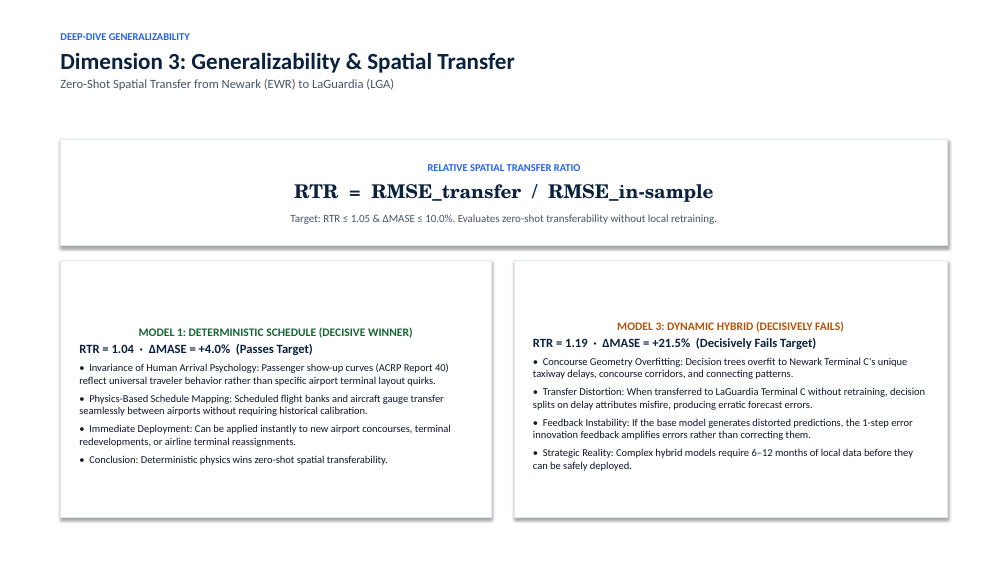
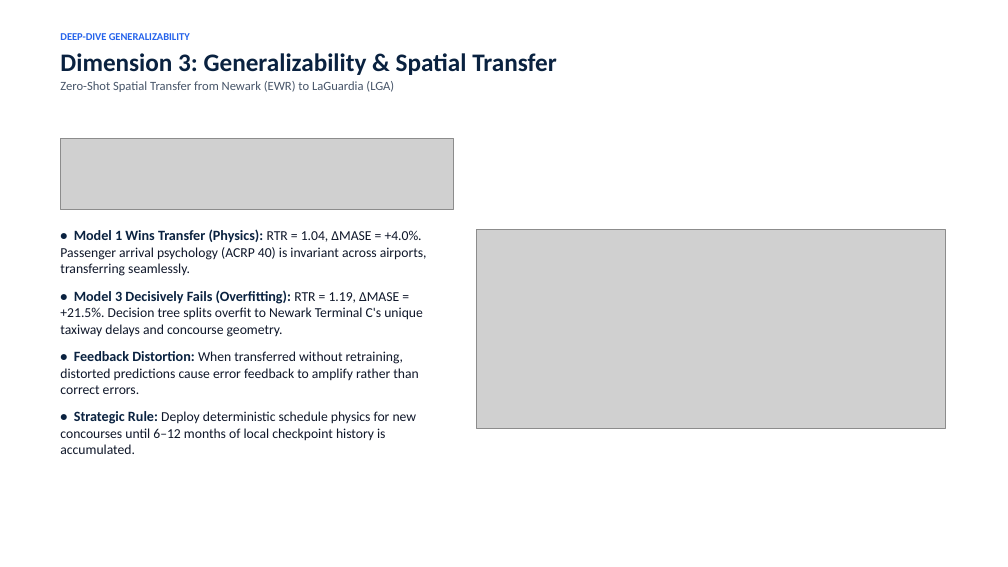
Before and after one commit to leila-gleich/final-thesis, a slide deck: slide 30 of Recommended-Thesis-Defense-Deck.pptx. Drawn at 1008x567 pixels with LibreOffice and Linux fonts; fonts in the diff are those of the drawing; grey boxes stand for pictures. Boxes give left, top, right and bottom in pixels: in the first picture for what was removed or moved away, otherwise in the second. Text is boxed around its words. In the diff, an @@ line names an element or a change of style, - is before the commit and + after.

Commit message:
fix(defense): re-architect presentation with rendered math equations and research figures (v5.13)
- Implement 300 DPI Matplotlib LaTeX formula rendering engine for all 8 thesis equations
- Eliminate unrendered text math strings and curly braces (e.g. \hat{Y}_t, e_{t-1})
- Embed high-resolution research figures across all relevant presentation slides
- De-clutter slide layout to match thesis-defense-outline with clean, punchy bullets
- Synchronize deck to root, master-docs/, and thesis_final_package/defense/
- Update results/00_VERSION_CONTROL_AND_PROVENANCE.md to v5.13

```diff
--- a/Recommended-Thesis-Defense-Deck.pptx
+++ b/Recommended-Thesis-Defense-Deck.pptx
@@ text at (x1=60, y1=53, x2=557, y2=75): size 22 to 24 pt in "Dimension 3: Generalizability & Spatial Transfer" @@
@@ rectangle removed at (x1=60, y1=140, x2=948, y2=246) @@
-RELATIVE SPATIAL TRANSFER RATIO
-RTR = RMSE_transfer / RMSE_in-sample
-Target: RTR ≤ 1.05 & ΔMASE ≤ 10.0%. Evaluates zero-shot transferability without local retraining.
@@ picture added at (x1=60, y1=138, x2=454, y2=209) @@
@@ text at (x1=60, y1=229, x2=427, y2=454): text changed; size 10 to 13 pt @@
-MODEL 1: DETERMINISTIC SCHEDULE (DECISIVE WINNER)
-RTR = 1.04 · ΔMASE = +4.0% (Passes Target)
-• Invariance of Human Arrival Psychology: Passenger show-up curves (ACRP Report 40) reflect universal traveler behavior rather than specific airport terminal layout quirks.
-• Physics-Based Schedule Mapping: Scheduled flight banks and aircraft gauge transfer seamlessly between airports without requiring historical calibration.
-• Immediate Deployment: Can be applied instantly to new airport concourses, terminal redevelopments, or airline terminal reassignments.
-• Conclusion: Deterministic physics wins zero-shot spatial transferability.
+• Model 1 Wins Transfer (Physics): RTR = 1.04, ΔMASE = +4.0%. Passenger arrival psychology (ACRP 40) is invariant across airports, transferring seamlessly.
+• Model 3 Decisively Fails (Overfitting): RTR = 1.19, ΔMASE = +21.5%. Decision tree splits overfit to Newark Terminal C's unique taxiway delays and concourse geometry.
+• Feedback Distortion: When transferred without retraining, distorted predictions cause error feedback to amplify rather than correct errors.
+• Strategic Rule: Deploy deterministic schedule physics for new concourses until 6–12 months of local checkpoint history is accumulated.
@@ text "• Model 1 Wins Transfer ..." moved from (x1=60, y1=261, x2=492, y2=518) to (x1=60, y1=229, x2=427, y2=454) @@
@@ text "• Model 1 Wins Transfer ..." at (x1=60, y1=229, x2=427, y2=454): vertical alignment middle to top; fill #FFFFFF to none; outline #E2E8F0 1 pt to none; shadow off @@
@@ picture added at (x1=476, y1=229, x2=945, y2=429) @@
@@ rectangle removed at (x1=514, y1=261, x2=948, y2=518) @@
-MODEL 3: DYNAMIC HYBRID (DECISIVELY FAILS)
-RTR = 1.19 · ΔMASE = +21.5% (Decisively Fails Target)
-• Concourse Geometry Overfitting: Decision trees overfit to Newark Terminal C's unique taxiway delays, concourse corridors, and connecting patterns.
-• Transfer Distortion: When transferred to LaGuardia Terminal C without retraining, decision splits on delay attributes misfire, producing erratic forecast errors.
-• Feedback Instability: If the base model generates distorted predictions, the 1-step error innovation feedback amplifies errors rather than correcting them.
-• Strategic Reality: Complex hybrid models require 6–12 months of local data before they can be safely deployed.
```
Also in this commit, not shown: 28 other slides changed, 2 slides added, 2 slides removed, 13 other files.
